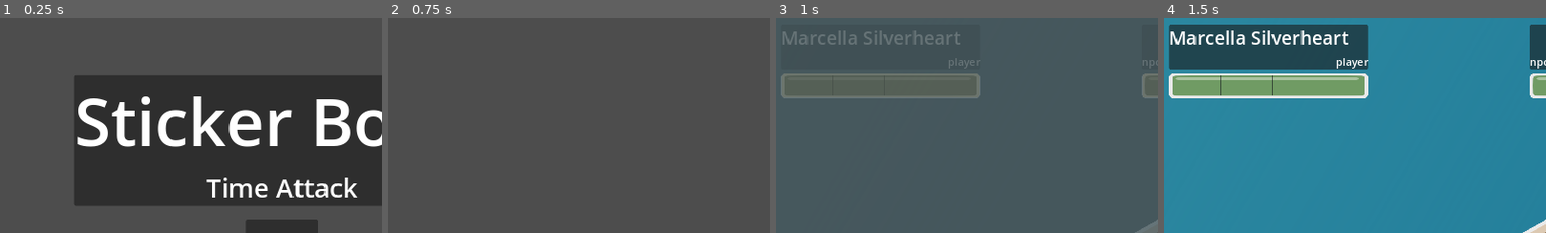
Above: before the commit, frames 1-4 (left to right).
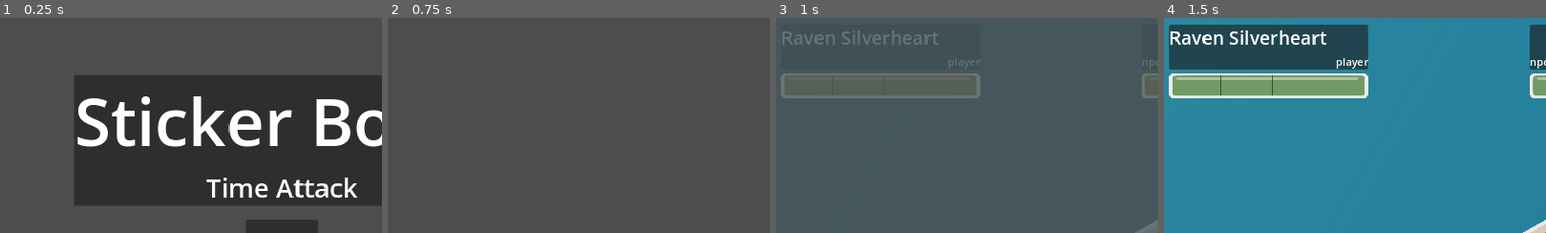
Above: after the commit, the same moments.

Repository: MajorZiploc/sticker_book_moments
Game: Godot game, scene res://title_scene.tscn
The game is run twice, just before and just after one commit, with the same random seed, the same clock (stepped at 60 frames per second) and the same inputs.
Inputs (mouse positions are % of the whole screen's width and height, from its top left):
- Up to frame 1 (0.25 s): no input
- Up to frame 2 (0.75 s): click "Play" at 0.5 s
- Up to frame 3 (1 s): no input
- Up to frame 4 (1.5 s): tap Enter (ui_accept) at 1.25 s; move the mouse to (72, 45) at 1.27 s; hold D (right) from 1.28 s (still down); hold F from 1.28 s (still down); click (72, 45) at 1.42 s
The pictures show only the part of the screen within x 13-63%, y 0-50%; the shares and areas given below are measured in that part.

Frames 1-2 are identical in both runs. In frame 3, 0.9% of the frame differs, in the area x 2-49%, y 5-13%; in frame 4, 1.8%.

Commit message:
rn Marcella to Raven

Diff:
--- a/lvls/utils/combat_unit_data.gd
+++ b/lvls/utils/combat_unit_data.gd
@@ -20,7 +20,7 @@
   Type.DUAL_HYBRID: Data.new(
     "res://art/my/char/dual_hybrid.png",
     "res://art/my/char/dual_hybrid_bust.png",
-    "Marcella Silverheart",
+    "Raven Silverheart",
     get_basic_path_points,
   ),
   Type.TWO_HANDED_AXER: Data.new(
Not shown, changed: design/notes.md
